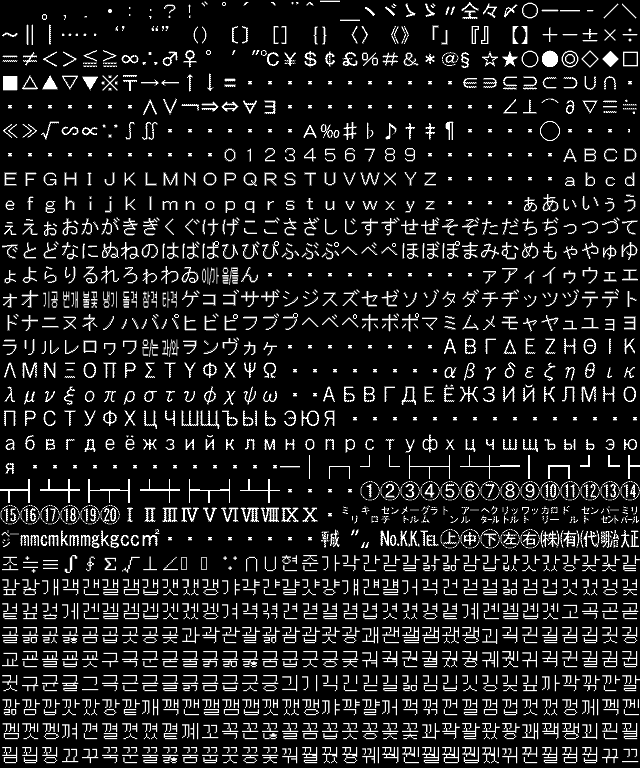
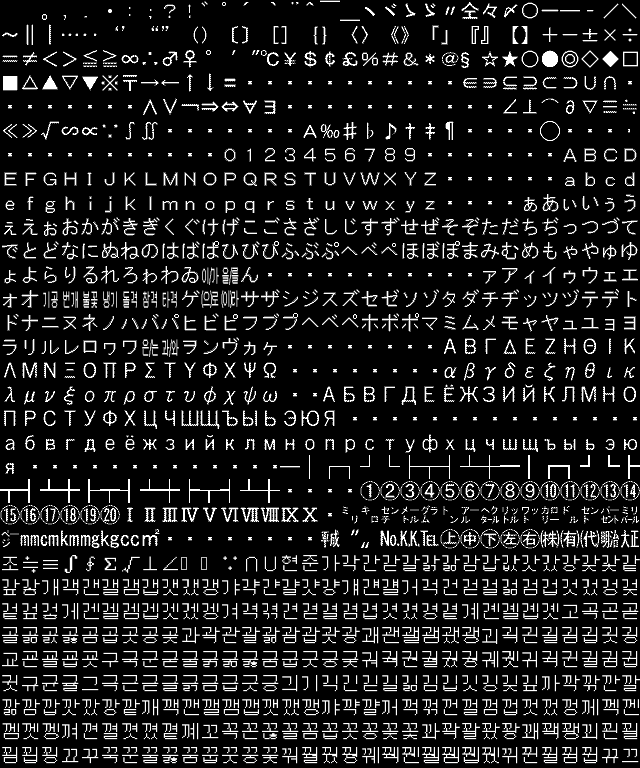
Layered file, before and after one edit (640x768). Changes by layer:
added layer "(이)라" above "(으)로" over box(221, 290, 239, 308)
added layer "(으)로" above "이/가" over box(201, 290, 219, 308)
added layer "레이어 2 복사 3" above "레이어 2 복사" over box(201, 289, 239, 308)